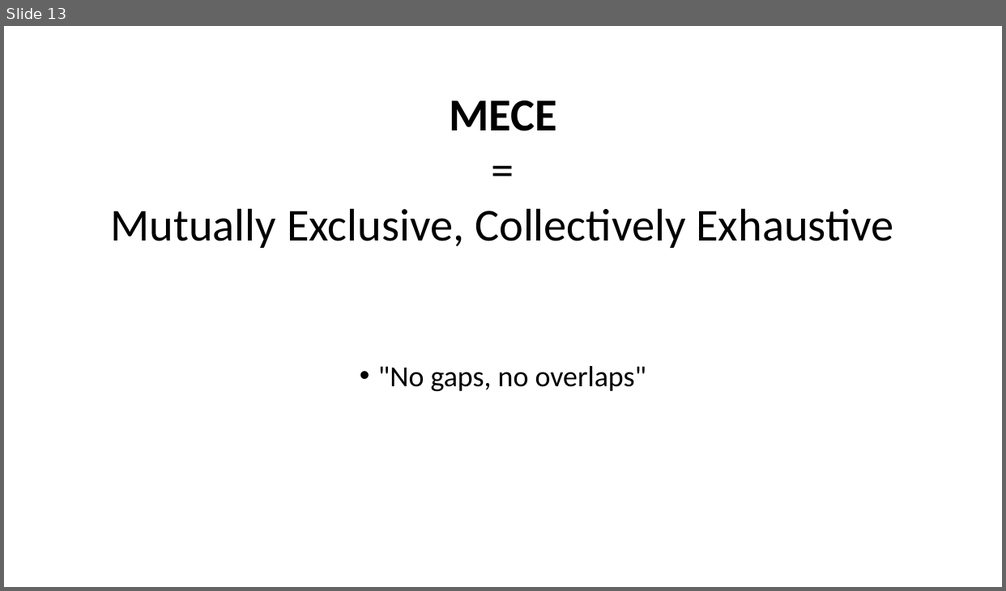
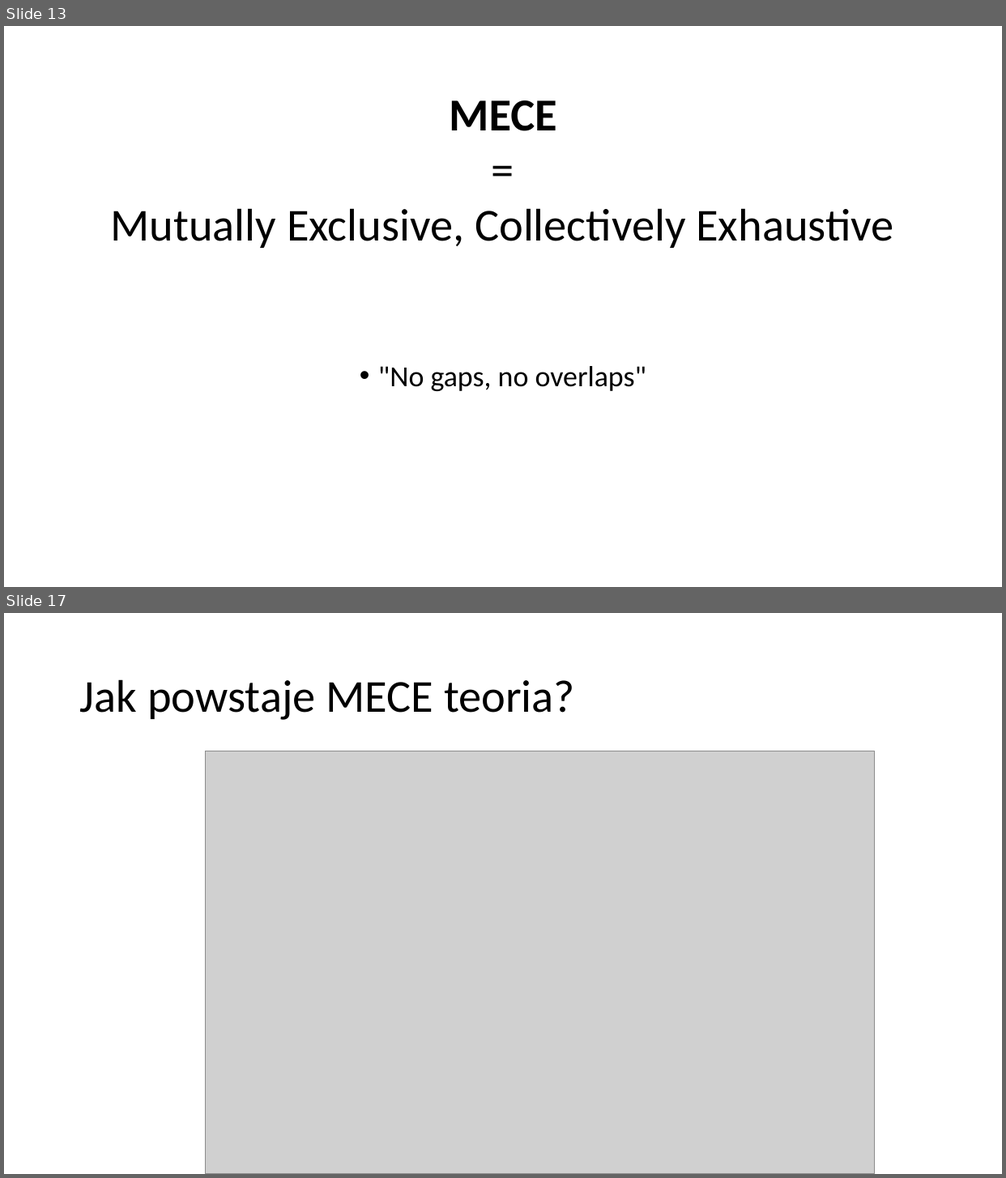
Before and after one commit to Jblew/mece-motivation-workshops, a slide deck: prezentacja-v1.pptx. Shown one above the other, each under a label of ours: slide 13 before the commit, slides 13 and 17 after it; the slides between them are not shown. The pictures are 1006x591 and 1006x1178 pixels, drawn with LibreOffice and Linux fonts; fonts in the diff are those of the drawing; grey boxes stand for pictures. Boxes give left, top, right and bottom in pixels: in the first picture for what was removed or moved away, otherwise in the second. Text is boxed around its words. In the diff, an @@ line names an element or a change of style, - is before the commit and + after.

```diff
--- a/prezentacja-v1.pptx
+++ b/prezentacja-v1.pptx
@@ slide 17 added at [4, 613, 1002, 1174], background #FFFFFF @@
@@ title added at [80, 679, 575, 720], 44 pt, text #000000 @@
+Jak powstaje MECE teoria?
@@ picture added at [206, 752, 875, 1174] @@
```
Also in this commit, not shown: 1 slide changed, 32 other slides added, 3 other files.
